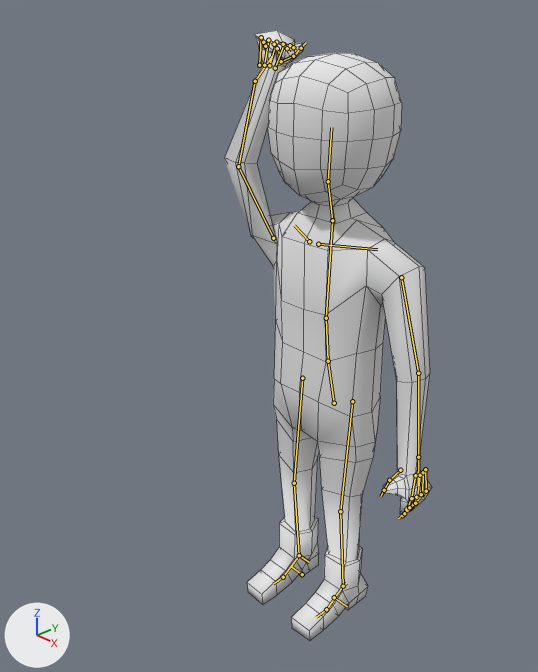
The Blender file Assets/Resources/Mesh/bob.blend, before and after one commit.
Camera for both pictures: a camera (50 mm lens) standing at (0.991, -1.138, 1.405) and looking at (-0.011, -0.189, 0.768). Lighting does not change. The marker at lower left points along +X, +Y and +Z. Both versions are drawn at frame 18 of the action 'metarigAction'; the numbers are the values there. The bones that bend it are drawn over the model as lines. Mesh edges are drawn as thin lines.
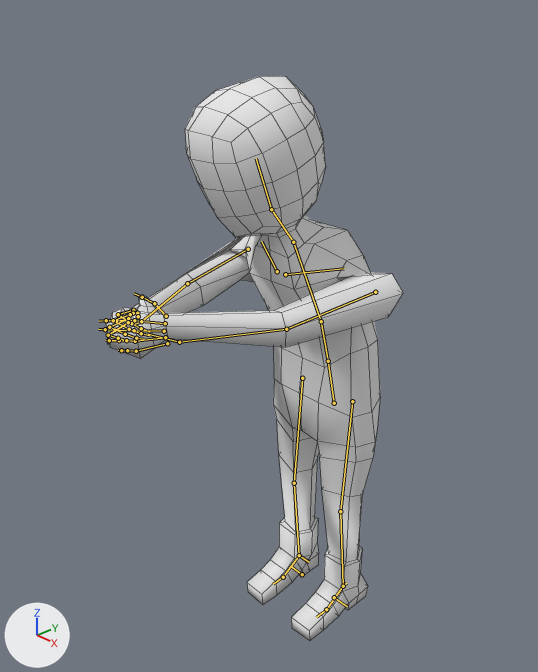
Diff of the bpy script that builds the scene:
```diff
--- a/Assets/Resources/Mesh/bob.blend.py
+++ b/Assets/Resources/Mesh/bob.blend.py
@@ bone_spine @@
 bone_spine = bpy.data.objects['metarig'].pose.bones['spine']  # child of 'hips'
-bone_spine.rotation_quaternion = (1.0, 0.0, 0.0, 0.0)  # degrees (0, 0, 0)
+bone_spine.rotation_quaternion = (0.997, 0.074, 0.0, 0.0)  # degrees (8, 0, 0)
@@ bone_chest @@
 bone_chest = bpy.data.objects['metarig'].pose.bones['chest']  # child of 'spine'
-bone_chest.rotation_quaternion = (1.0, -0.005, 0.0, 0.0)  # degrees (-1, 0, 0)
+bone_chest.rotation_quaternion = (0.988, 0.154, 0.0, 0.0)  # degrees (18, 0, 0)
@@ bone_neck @@
 bone_neck = bpy.data.objects['metarig'].pose.bones['neck']  # child of 'chest'
-bone_neck.rotation_quaternion = (0.999, -0.008, 0.037, -0.022)  # degrees (-1, 4, -3)
+bone_neck.rotation_quaternion = (0.968, -0.069, -0.079, 0.072)  # degrees (-9, -9, 9)
@@ bone_upper_arm_l @@
 bone_upper_arm_l = bpy.data.objects['metarig'].pose.bones['upper_arm.L']  # child of 'shoulder.L'
-bone_upper_arm_l.rotation_quaternion = (0.98, -0.02, 0.022, -0.195)  # degrees (-3, 2, -23)
+bone_upper_arm_l.rotation_quaternion = (0.498, 0.809, -0.146, -0.276)  # degrees (112, 18, -32)
@@ bone_forearm_l @@
 bone_forearm_l = bpy.data.objects['metarig'].pose.bones['forearm.L']  # child of 'upper_arm.L'
-bone_forearm_l.rotation_quaternion = (1.0, 0.0, 0.0, 0.0)  # degrees (0, 0, 0)
+bone_forearm_l.rotation_quaternion = (0.983, 0.001, 0.089, -0.161)  # degrees (-2, 10, -19)
@@ bone_upper_arm_r @@
 bone_upper_arm_r = bpy.data.objects['metarig'].pose.bones['upper_arm.R']  # child of 'shoulder.R'
-bone_upper_arm_r.rotation_quaternion = (0.349, 0.795, 0.121, -0.48)  # degrees (124, 58, -16)
+bone_upper_arm_r.rotation_quaternion = (0.491, 0.792, -0.202, -0.302)  # degrees (110, 16, -40)
@@ bone_forearm_r @@
 bone_forearm_r = bpy.data.objects['metarig'].pose.bones['forearm.R']  # child of 'upper_arm.R'
-bone_forearm_r.rotation_quaternion = (0.867, 0.206, 0.38, -0.247)  # degrees (15, 50, -25)
+bone_forearm_r.rotation_quaternion = (0.899, 0.084, 0.43, -0.015)  # degrees (13, 51, 4)
```

Boxes (x1, y1, x2, y2) around the edits, measured in the pictures (538 x 672 px):
'Cube', posed (43% wider, 8% shorter): before (225, 30, 432, 641); after (106, 76, 403, 641)
bone 'spine', root to tip: before (328, 361) to (326, 318); after (328, 361) to (321, 321)
bone 'chest', root to tip: before (326, 318) to (332, 220); after (321, 321) to (293, 242)
bone 'neck', root to tip: before (332, 220) to (328, 181); after (293, 242) to (271, 209)
bone 'upper_arm.L', root to tip: before (401, 277) to (418, 373); after (375, 292) to (286, 329)
bone 'forearm.L', root to tip: before (418, 373) to (418, 457); after (286, 329) to (179, 342)
bone 'upper_arm.R', root to tip: before (273, 238) to (238, 166); after (248, 249) to (187, 283)
bone 'forearm.R', root to tip: before (238, 166) to (255, 81); after (187, 283) to (141, 321)
